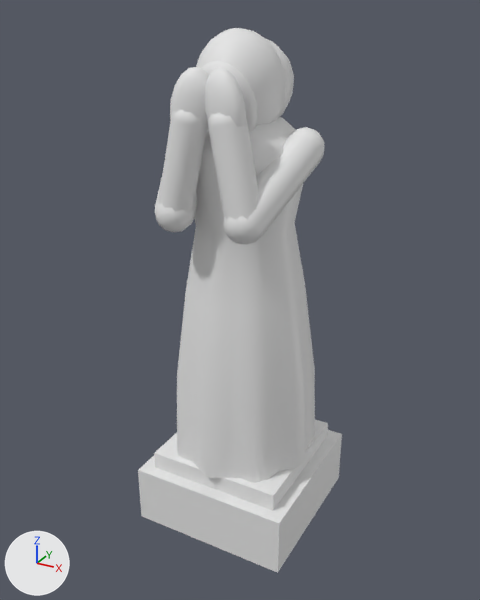
Before and after pictures for a commit that changed the glTF model src/assets/models/anomalies/gorgone.glb.
Before and after are seen from a 50 mm lens placed at (1.114, -2.062, 1.97), pointed at (-0.013, -0.013, 0.946). Lighting does not change. The marker at lower left points along +X, +Y and +Z. The first picture is the older version. Materials are left out; every surface is plain grey. Where no turn or scale is listed for an object, it has been applied to the vertices.

Script lines for the objects in view, before the commit:
```python
ob_head = bpy.data.objects.new('head', None)
ob_head.parent = ob_statue
ob_head.location = (0.0, -0.03, 1.27)
ob_head.rotation_euler = (0.32, 0.0, 0.0)  # degrees (18, 0, 0)
ob_mesh_10 = bpy.data.objects.new('Mesh_10', me_mesh_10)
ob_mesh_10.parent = ob_elbow_001
ob_mesh_10.location = (0.0, 0.0, -0.14)
ob_mesh_11 = bpy.data.objects.new('Mesh_11', me_mesh_11)
ob_mesh_11.parent = ob_elbow_001
ob_mesh_11.location = (0.0, 0.0, -0.32)
ob_mesh_5 = bpy.data.objects.new('Mesh_5', me_mesh_5)
ob_mesh_5.parent = ob_head
ob_mesh_5.location = (0.0, -0.1, -0.01)
ob_mesh_6 = bpy.data.objects.new('Mesh_6', me_mesh_6)
ob_mesh_6.parent = ob_shoulder
ob_mesh_6.location = (0.0, 0.0, -0.15)
ob_mesh_7 = bpy.data.objects.new('Mesh_7', me_mesh_7)
ob_mesh_7.parent = ob_elbow
ob_mesh_7.location = (0.0, 0.0, -0.14)
ob_mesh_8 = bpy.data.objects.new('Mesh_8', me_mesh_8)
ob_mesh_8.parent = ob_elbow
ob_mesh_8.location = (0.0, 0.0, -0.32)
ob_mesh_9 = bpy.data.objects.new('Mesh_9', me_mesh_9)
ob_mesh_9.parent = ob_shoulder_001
ob_mesh_9.location = (0.0, 0.0, -0.15)
# also in view: 'Mesh_2' at (0.0, -0.01, 0.976); 'Mesh_1' at (0.0, 0.0, 0.275); 'Mesh_0' at (0.0, 0.0, 0.12); 'Mesh_3' at (0.0, -0.034, 1.732)
```
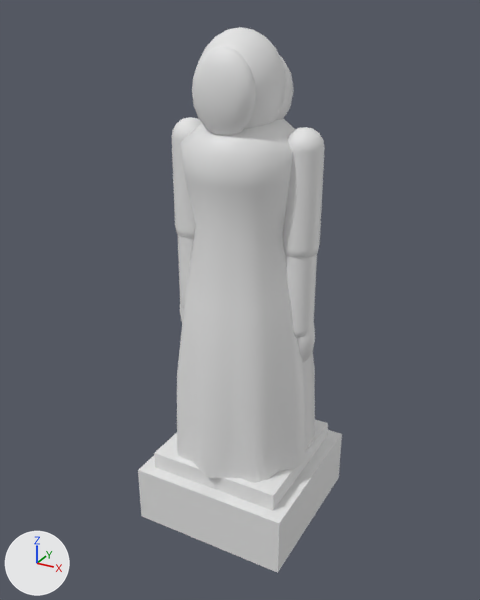
ob_head is not drawn itself; it is the parent of ob_mesh_3, ob_mesh_4, ob_mesh_5, ob_node_9, ob_node_10.

Pixel boxes (x1, y1, x2, y2) of what changed, in the pictures (480 x 600 px):
'Mesh_9', moved: before (223, 127, 324, 245); after (283, 127, 325, 258)
'Mesh_10', moved: before (208, 113, 258, 220); after (286, 255, 317, 338)
'Mesh_5', turned: before (201, 61, 257, 132); after (192, 46, 256, 136)
'Mesh_3', turned: before (196, 28, 286, 126); after (198, 27, 286, 129)
'Mesh_7', moved: before (158, 110, 207, 212); after (177, 234, 194, 309)
'Mesh_6', moved: before (155, 173, 197, 232); after (172, 117, 201, 239)
'Mesh_11', moved: before (205, 68, 246, 127); after (297, 323, 315, 362)
'Mesh_8', moved (mostly hidden afterwards): before (170, 67, 209, 130); after (180, 303, 184, 321)
'Mesh_4', turned: before (267, 39, 294, 117); after (276, 55, 294, 120)

The change, as a diff of the scene's bpy script:
```diff
--- a/src/assets/models/anomalies/gorgone.glb.py
+++ b/src/assets/models/anomalies/gorgone.glb.py
@@ ob_head @@
 ob_head.location = (0.0, -0.03, 1.27)
-ob_head.rotation_euler = (0.32, 0.0, 0.0)  # degrees (18, 0, 0)
@@ ob_mesh_6 @@
 ob_mesh_6 = bpy.data.objects.new('Mesh_6', me_mesh_6)
-ob_mesh_6.parent = ob_shoulder
+ob_mesh_6.parent = ob_shoulder_0
 ob_mesh_6.location = (0.0, 0.0, -0.15)
@@ ob_mesh_7 @@
 ob_mesh_7 = bpy.data.objects.new('Mesh_7', me_mesh_7)
-ob_mesh_7.parent = ob_elbow
+ob_mesh_7.parent = ob_elbow_0
 ob_mesh_7.location = (0.0, 0.0, -0.14)
@@ ob_mesh_8 @@
 ob_mesh_8 = bpy.data.objects.new('Mesh_8', me_mesh_8)
-ob_mesh_8.parent = ob_elbow
+ob_mesh_8.parent = ob_elbow_0
 ob_mesh_8.location = (0.0, 0.0, -0.32)
@@ ob_mesh_9 @@
 ob_mesh_9 = bpy.data.objects.new('Mesh_9', me_mesh_9)
-ob_mesh_9.parent = ob_shoulder_001
+ob_mesh_9.parent = ob_shoulder_1
 ob_mesh_9.location = (0.0, 0.0, -0.15)
@@ ob_mesh_10 @@
 ob_mesh_10 = bpy.data.objects.new('Mesh_10', me_mesh_10)
-ob_mesh_10.parent = ob_elbow_001
+ob_mesh_10.parent = ob_elbow_1
 ob_mesh_10.location = (0.0, 0.0, -0.14)
@@ ob_mesh_11 @@
 ob_mesh_11 = bpy.data.objects.new('Mesh_11', me_mesh_11)
-ob_mesh_11.parent = ob_elbow_001
+ob_mesh_11.parent = ob_elbow_1
 ob_mesh_11.location = (0.0, 0.0, -0.32)
@@ ob_elbow_1 @@
+ob_elbow_1 = bpy.data.objects.new('elbow_1', None)
+ob_elbow_1.parent = ob_shoulder_1
+ob_elbow_1.location = (0.0, 0.0, -0.3)
@@ ob_shoulder_1 @@
+ob_shoulder_1 = bpy.data.objects.new('shoulder_1', None)
+ob_shoulder_1.parent = ob_statue
+ob_shoulder_1.location = (0.2, 0.0, 1.1)
@@ ob_elbow_0 @@
+ob_elbow_0 = bpy.data.objects.new('elbow_0', None)
+ob_elbow_0.parent = ob_shoulder_0
+ob_elbow_0.location = (0.0, 0.0, -0.3)
@@ ob_shoulder_0 @@
+ob_shoulder_0 = bpy.data.objects.new('shoulder_0', None)
+ob_shoulder_0.parent = ob_statue
+ob_shoulder_0.location = (-0.2, 0.0, 1.1)
```
